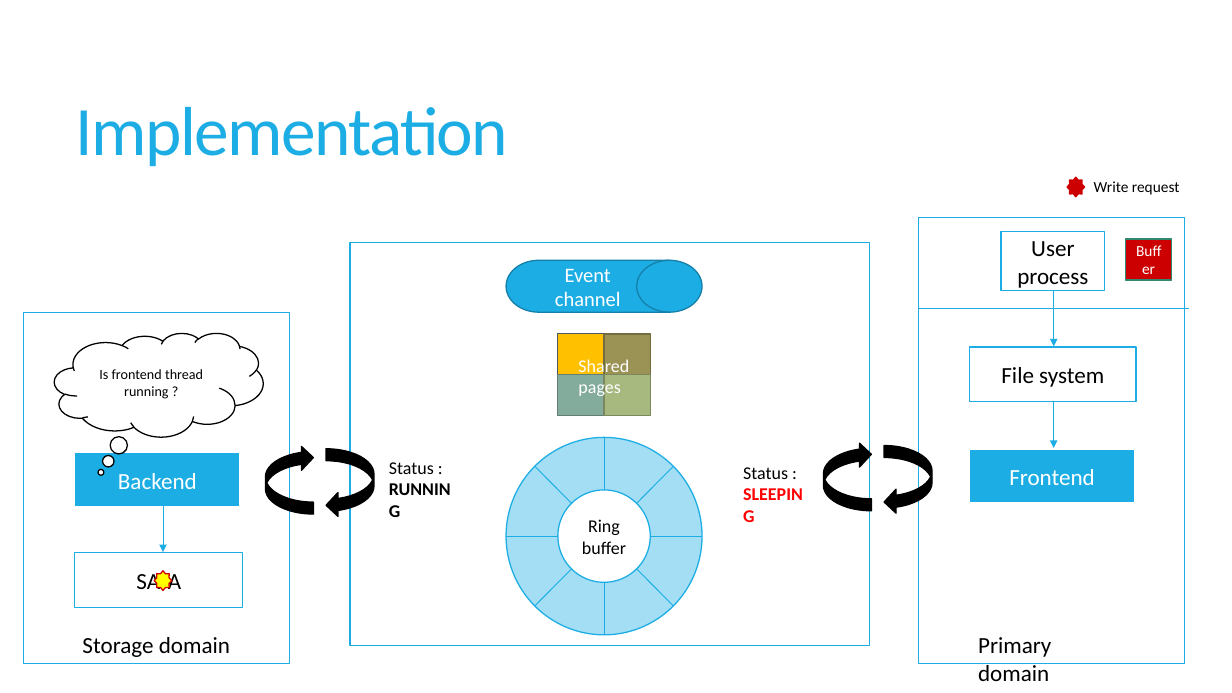
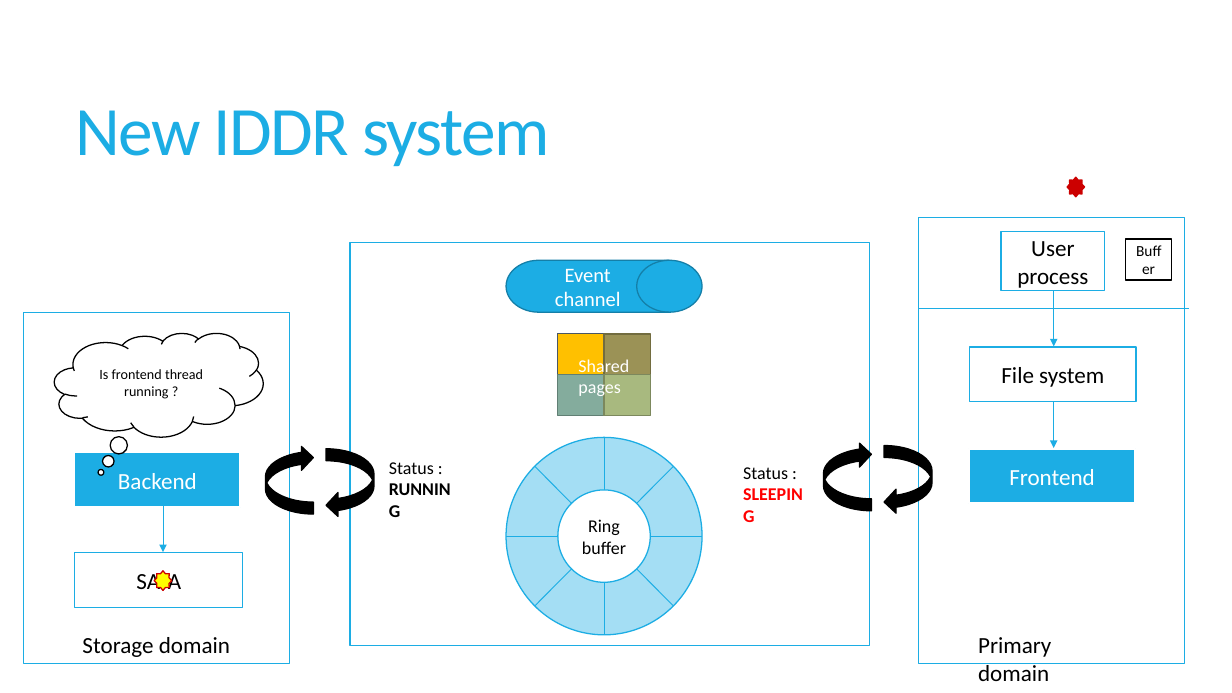
Before and after one commit to sushirol/Isolated-Driver-Domain, a slide deck: slide 28 of doc/presentation/IDDR.pptx. Drawn at 1232x693 pixels with LibreOffice and Linux fonts; fonts in the diff are those of the drawing. Boxes give left, top, right and bottom in pixels: in the first picture for what was removed or moved away, otherwise in the second. Text is boxed around its words. In the diff, an @@ line names an element or a change of style, - is before the commit and + after.

```diff
--- a/doc/presentation/IDDR.pptx
+++ b/doc/presentation/IDDR.pptx
@@ title at [76, 110, 550, 166]: text changed @@
-Implementation
+New IDDR system
@@ text removed at [1094, 181, 1180, 195] @@
-Write request
@@ rectangle "Buffer" at [1126, 239, 1172, 281]: text colour #FFFFFF to #000000; fill #CC0000 to #FFFFFF; outline #318A70 1 pt to #000000 1 pt @@
```
Also in this commit, not shown: 10 other slides changed.
